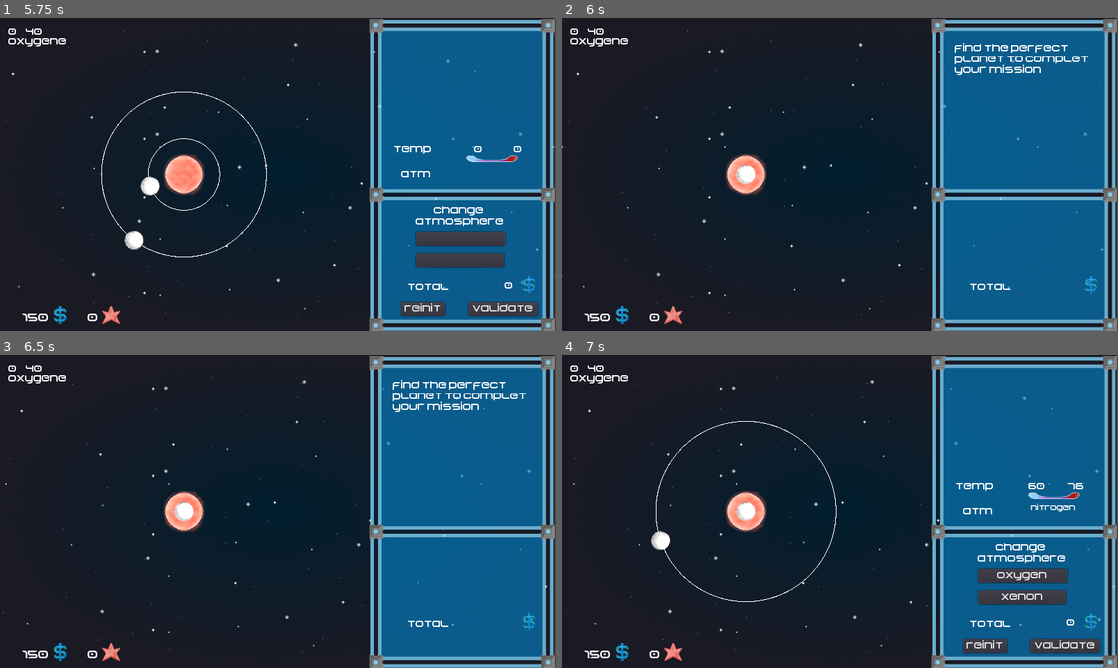
Above: before the commit, frames 1-4 (two rows, left to right).
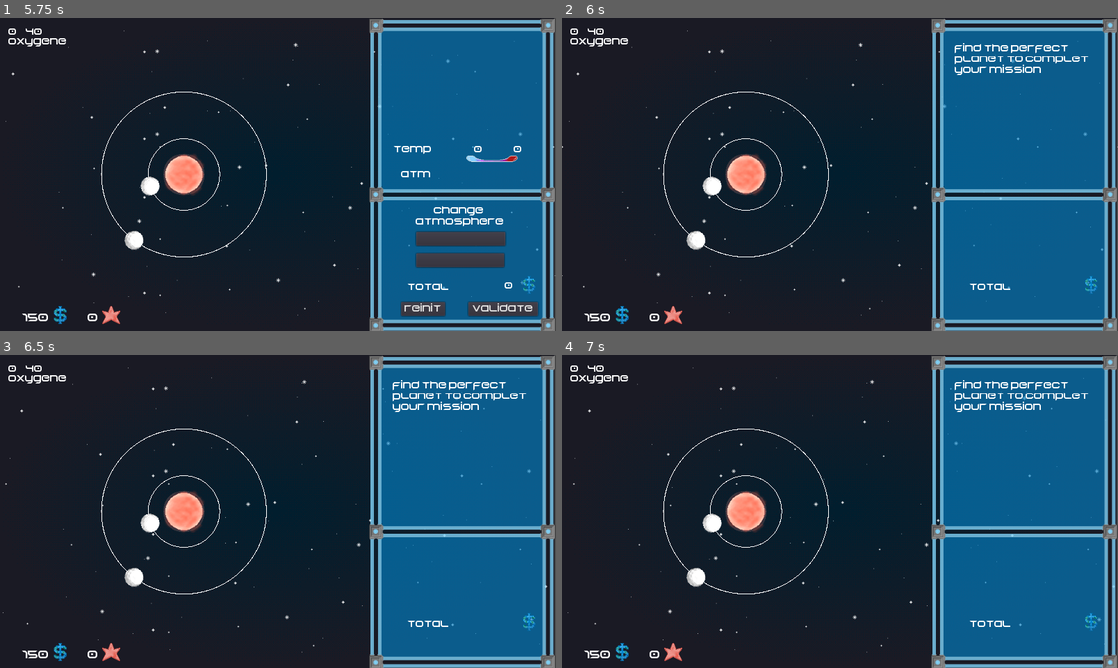
Above: after the commit, the same moments.

Repository: RyanHerb/-jubilant-octo-robot
Game: Godot game, scene res://Main.tscn
Two runs of this game, one before a commit and one after it. Both use one fixed random seed, a clock stepped at 60 frames per second and the inputs below.
Inputs (mouse positions are in pixels of both pictures, inside the frame that each line leads up to):
- Up to frame 1 (5.75 s): click "start" at 0.5 s; click "next" at 1.25 s; drag from (350, 265) to (333, 105) at 2.02 s; click "accept" at 2.75 s; click "show" at 3.5 s; click "hide" at 4.25 s; click "System" at 5 s
- Up to frame 2 (6 s): click "reinit" at 5.75 s
- Up to frame 3 (6.5 s): no input
- Up to frame 4 (7 s): drag from (745, 511) to (812, 574) at 6.52 s

Frame 1 is identical in both runs. In frame 2, 0.8% of the frame differs, in the area x 18-48%, y 23-77%; in frame 3, 0.8%; in frame 4, 5.0%, in the area x 16-97%, y 8-96%.

Commit message:
fix reinit button
broken by previous refactor

Diff:
--- a/Planet.gd
+++ b/Planet.gd
@@ -17,7 +17,6 @@
 
 func init(pos, atm, sprt, tmp_coef):
 	position = pos
-	position_init = pos
 	atmosphere_origin = atm
 	init_atmospheres(atm)
 	set_sprite(sprt)
--- a/System.gd
+++ b/System.gd
@@ -82,6 +82,7 @@
 
 		p.position.x = clamp(p.position.x, 0, viewport_size.x)
 		p.position.y = clamp(p.position.y, 0, viewport_size.y)
+		p.put_origin_position(p.position)
 
 func drag_planet():
 	if (typeof(current_planet) > 0) and (current_planet.dragging):
